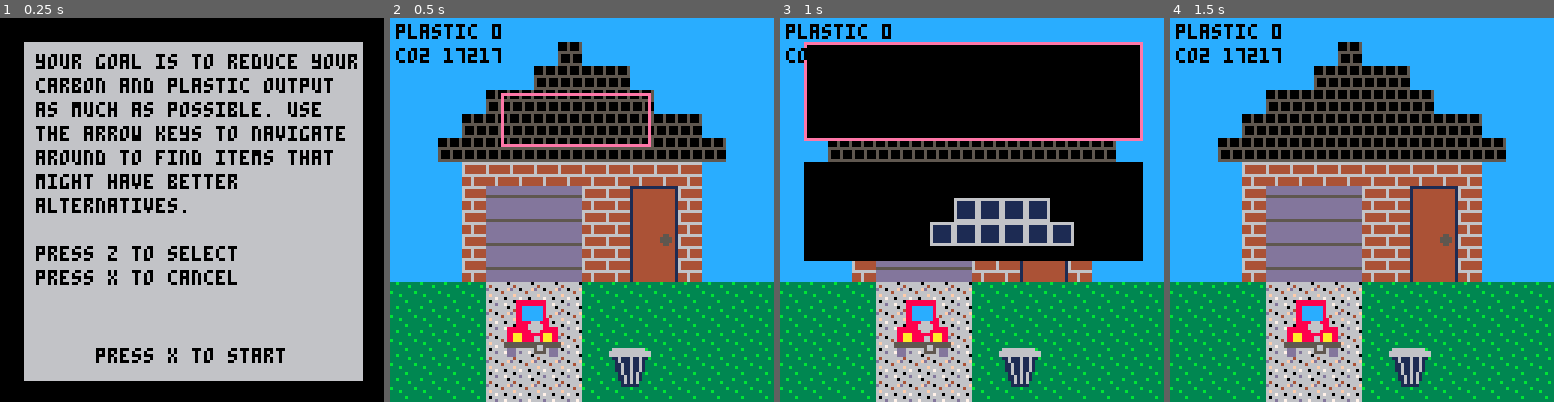
Above: before the commit, frames 1-4 (left to right).
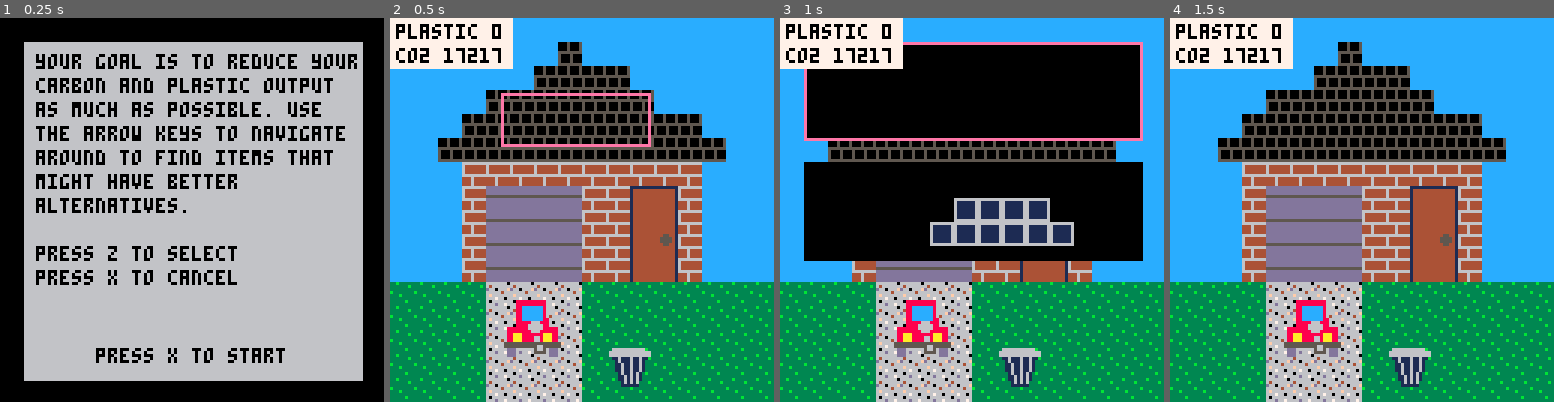
Above: after the commit, the same moments.

Repository: EmilyRagan/senior-project
Game: PICO-8 cartridge carts/home.p8
The game is run twice, just before and just after one commit, with the same random seed, the same clock (stepped at 60 frames per second) and the same inputs.
Inputs:
- Up to frame 1 (0.25 s): no input
- Up to frame 2 (0.5 s): tap X (X key) at 0.33 s
- Up to frame 3 (1 s): tap O (Z key) at 0.7 s
- Up to frame 4 (1.5 s): tap X (X key) at 1.07 s

Frame 1 is identical in both runs. In frame 2, 3.4% of the frame differs, in the area x 0-33%, y 0-14%; in frame 3, 3.4%; in frame 4, 3.4%.

Commit message:
background for HUD

Diff:
--- a/carts/home.p8
+++ b/carts/home.p8
@@ -431,6 +431,8 @@
     end
   end
 
+  color(7)
+  rectfill(0, 0, 40, 16)
   color(0)
   print('co2', 2, 10)
   print(co2, 18, 10)
